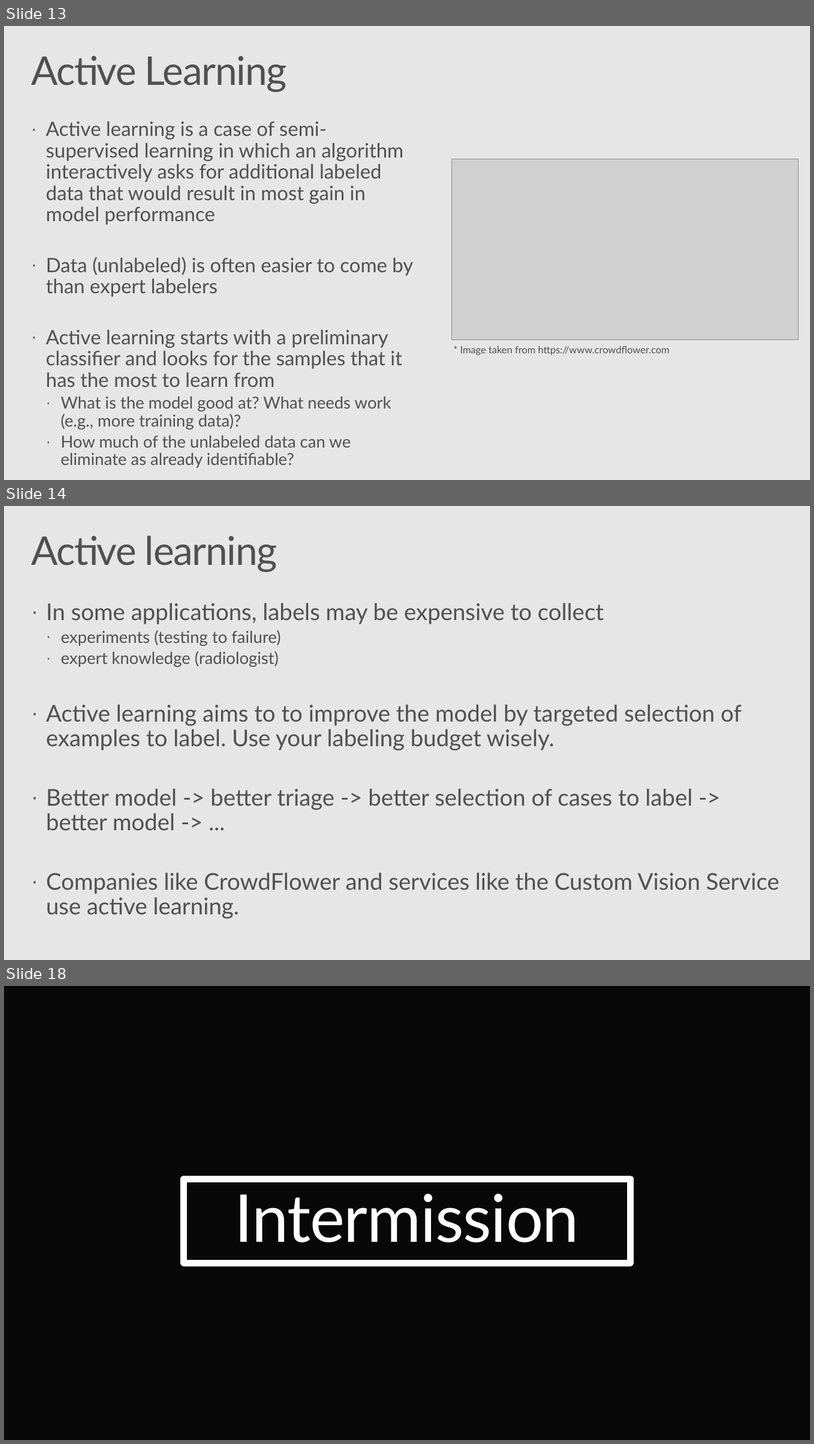
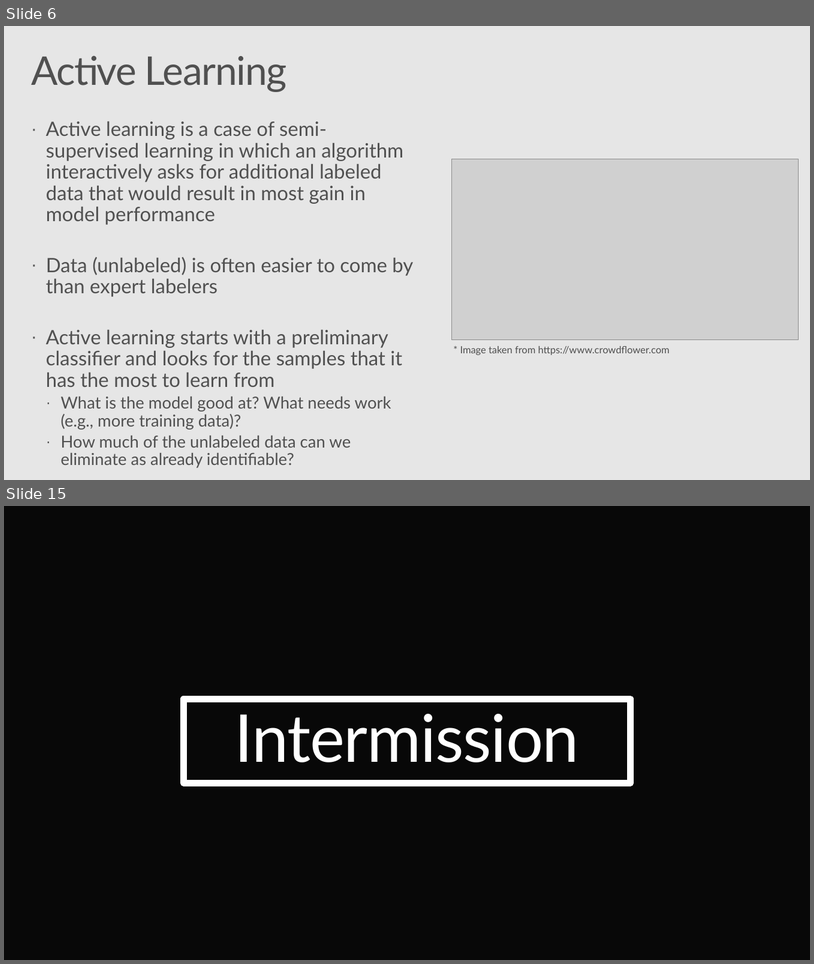
Before and after one commit to Azure/Strata2018, a slide deck: active_learning_workshop.pptx. Shown one above the other, each under a label of ours: slides 13, 14 and 18 before the commit, slides 6 and 15 after it; the slides between them are not shown. The pictures are 814x1444 and 814x964 pixels, drawn with LibreOffice and Linux fonts; fonts in the diff are those of the drawing; grey boxes stand for pictures; background and template pictures are left out. Boxes give left, top, right and bottom in pixels: in the first picture for what was removed or moved away, otherwise in the second. Text is boxed around its words. In the diff, an @@ line names an element or a change of style, - is before the commit and + after.

```diff
--- a/active_learning_workshop.pptx
+++ b/active_learning_workshop.pptx
@@ slide 14 removed at <box>4,506,810,960</box>, background #E6E6E6 @@
@@ title removed at <box>31,535,278,572</box> @@
-Active learning
@@ text removed at <box>46,603,780,918</box> @@
-· In some applications, labels may be expensive to collect
-  · experiments (testing to failure)
-  · expert knowledge (radiologist)
-· Active learning aims to to improve the model by targeted selection of examples to label. Use your labeling budget wisely.
-· Better model -> better triage -> better selection of cases to label -> better model -> ...
-· Companies like CrowdFlower and services like the Custom Vision Service use active learning.
@@ what was slide 13 is now slide 6 @@
@@ what was slide 18 is now slide 15 @@
```
Also in this commit, not shown: 7 slides changed, 2 slides added, 5 other slides removed.
